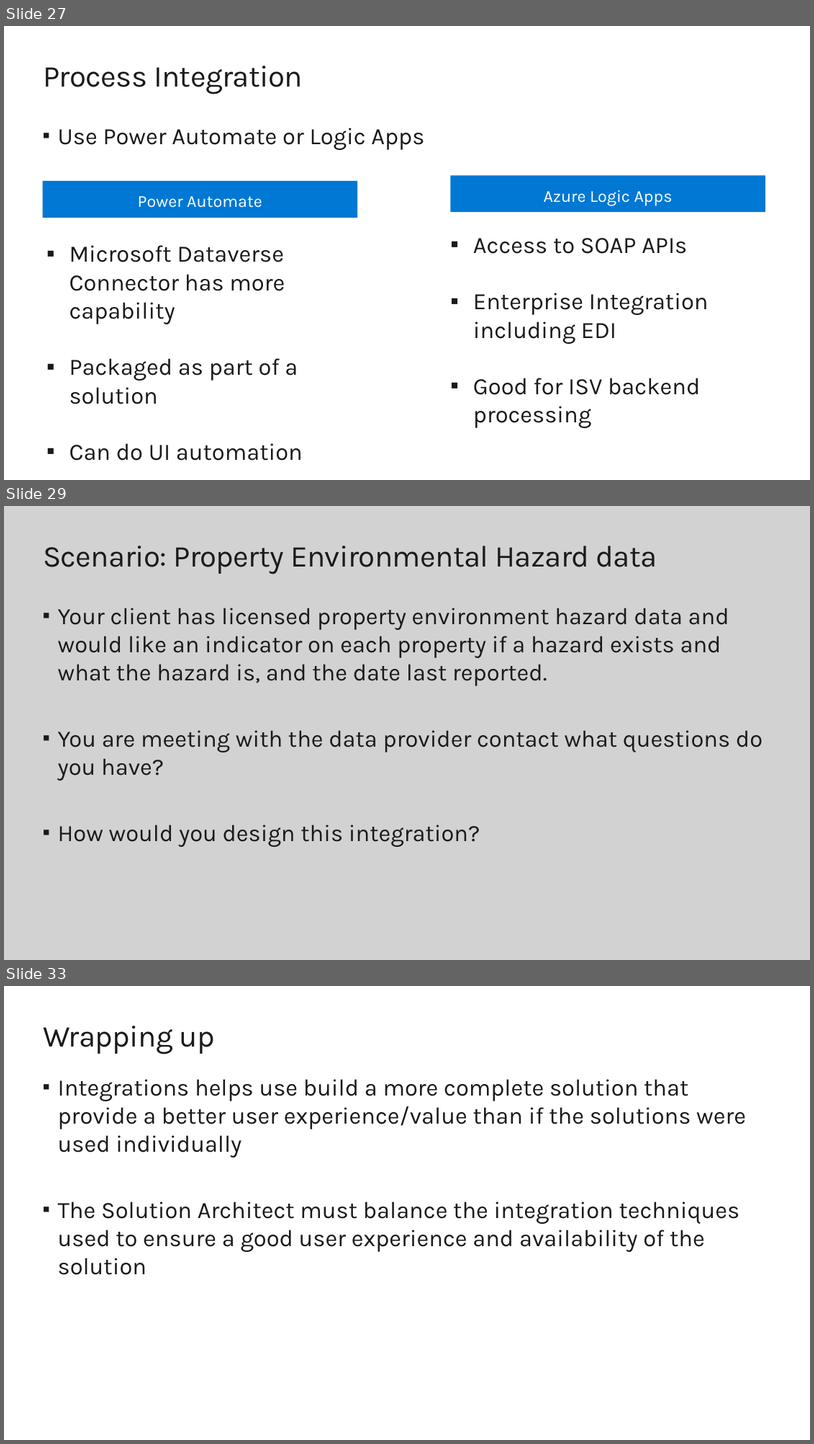
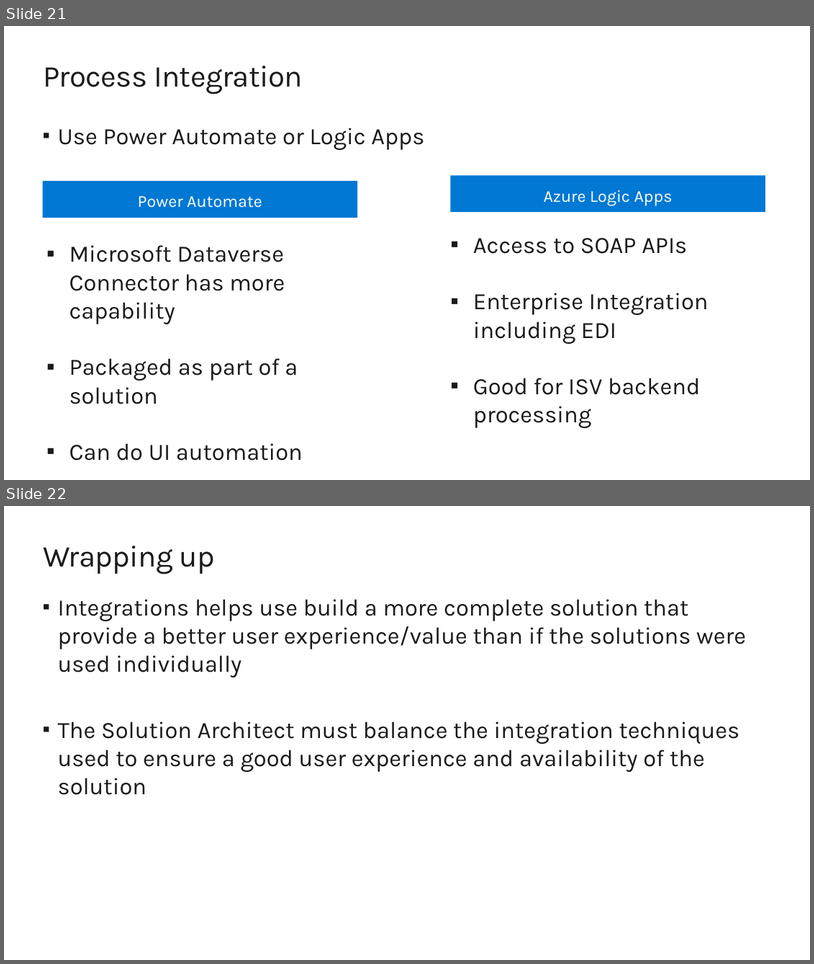
Before and after one commit to sumiticfai196/Batch-23-EY, a slide deck: M11 Integration.pptx. Shown one above the other, each under a label of ours: slides 27, 29 and 33 before the commit, slides 21 and 22 after it; the slides between them are not shown. The pictures are 814x1444 and 814x964 pixels, drawn with LibreOffice and Linux fonts; fonts in the diff are those of the drawing; background and template pictures are left out. Boxes give left, top, right and bottom in pixels: in the first picture for what was removed or moved away, otherwise in the second. Text is boxed around its words. In the diff, an @@ line names an element or a change of style, - is before the commit and + after.

```diff
--- a/M11 Integration.pptx
+++ b/M11 Integration.pptx
@@ slide 29 removed at box(4, 506, 810, 960), background #D2D2D2 @@
@@ title removed at box(43, 546, 658, 574) @@
-Scenario: Property Environmental Hazard data
@@ text removed at box(58, 608, 763, 847) @@
-▪ Your client has licensed property environment hazard data and would like an indicator on each property if a hazard exists and what the hazard is, and the date last reported.
-▪ You are meeting with the data provider contact what questions do you have?
-▪ How would you design this integration?
@@ what was slide 27 is now slide 21 @@
@@ what was slide 33 is now slide 22 @@
```
Also in this commit, not shown: 10 other slides removed, 2 other files.
